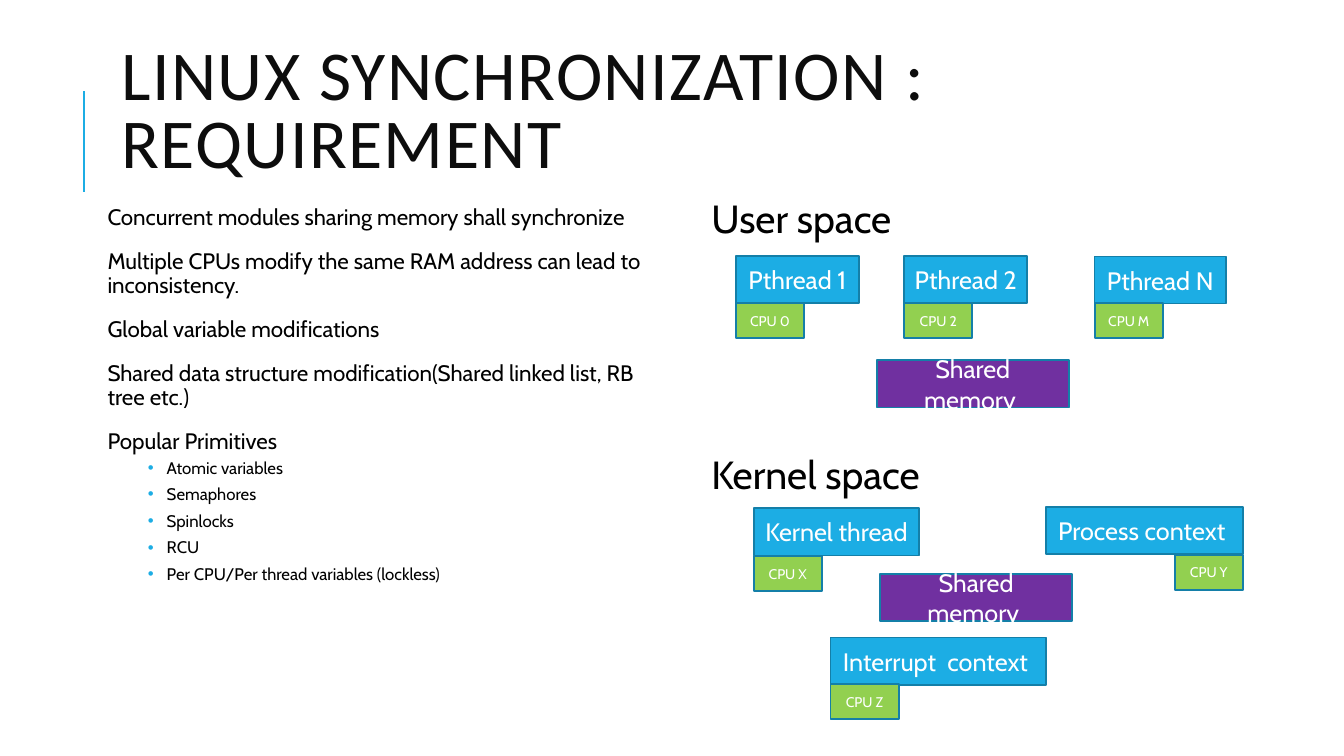
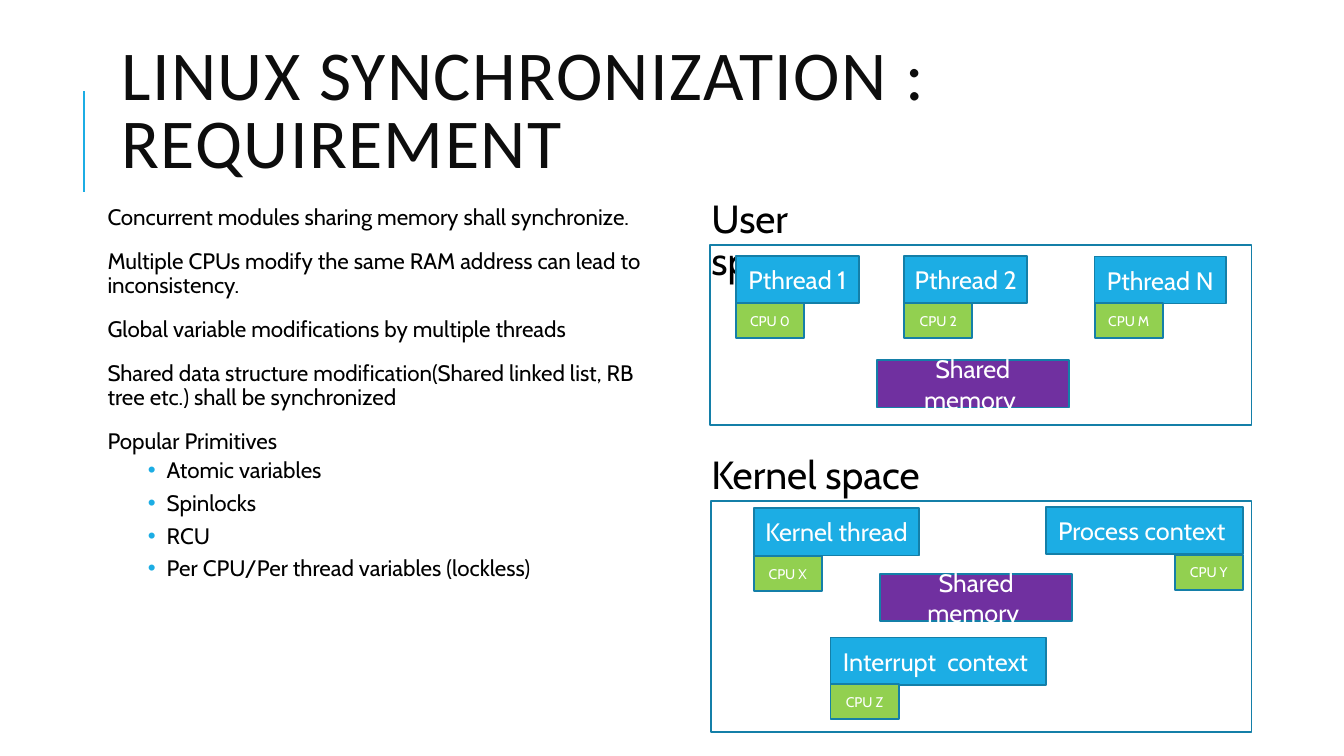
Before and after one commit to kundanthebest/osi2022, a slide deck: slide 3 of locking_presentation.pptx. Drawn at 1344x756 pixels with LibreOffice and Linux fonts; fonts in the diff are those of the drawing. Boxes give left, top, right and bottom in pixels: in the first picture for what was removed or moved away, otherwise in the second. Text is boxed around its words. In the diff, an @@ line names an element or a change of style, - is before the commit and + after.

```diff
--- a/locking_presentation.pptx
+++ b/locking_presentation.pptx
@@ text at [108, 208, 629, 231]: text changed @@
-  Concurrent modules sharing memory shall synchronize
+  Concurrent modules sharing memory shall synchronize.
@@ text "User space" rewrapped from [711, 205, 891, 242] to [711, 205, 805, 285] @@
@@ rectangle added at [710, 245, 1251, 424], outline #1580A9 1.25 pt @@
@@ text at [108, 320, 634, 411]: text changed @@
-  Global variable modifications
-  Shared data structure modification(Shared linked list, RB tree etc.)
+  Global variable modifications by multiple threads
+  Shared data structure modification(Shared linked list, RB tree etc.) shall be synchronized
@@ text at [167, 461, 530, 579]: size 12 to 16 pt in "Atomic variables", "Spinlocks", "RCU", "Per CPU/Per thread variables (lockless)" @@
@@ text at [167, 487, 257, 504]: paragraph removed @@
-  • Semaphores
@@ rectangle added at [712, 501, 1252, 732], outline #1580A9 1.25 pt @@
```
Also in this commit, not shown: 11 other slides changed.
